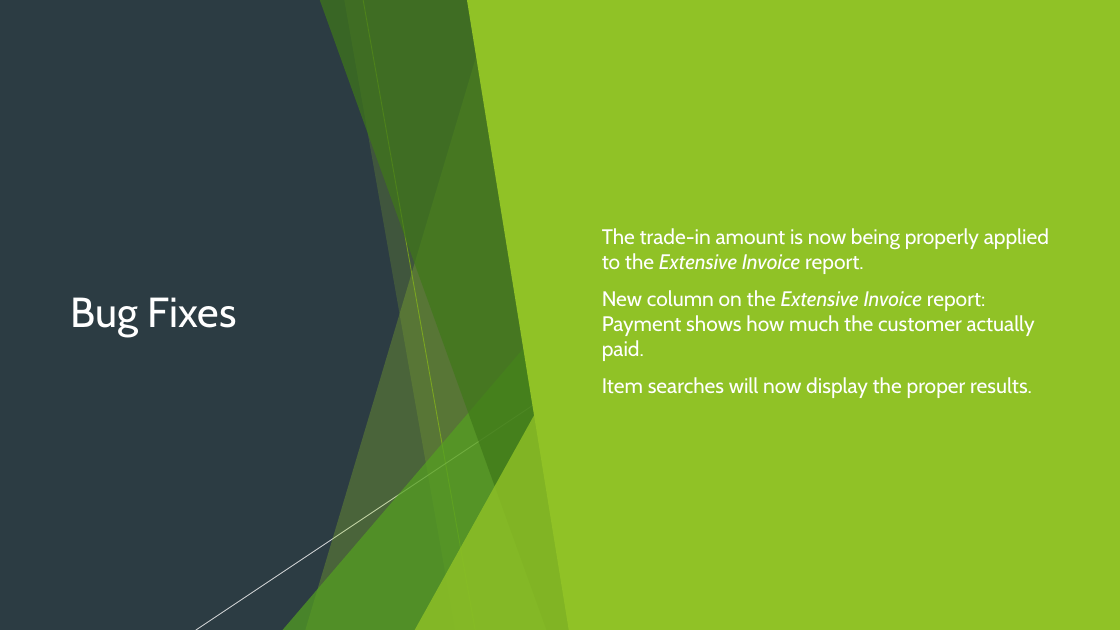
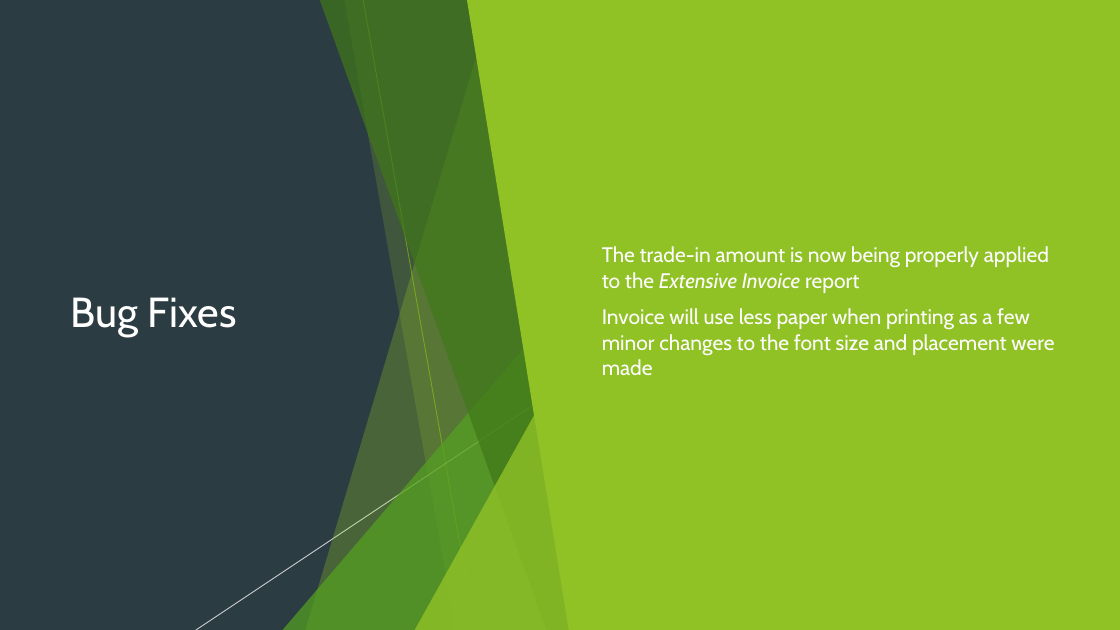
Before and after one commit to SweetSpotProShop/SweetSpot-Documentation, a slide deck: slide 12 of Release Powerpoints/V3.1.0.pptx (slide 11 before the commit). Drawn at 1120x630 pixels with LibreOffice and Linux fonts; fonts in the diff are those of the drawing. Boxes give left, top, right and bottom in pixels: in the first picture for what was removed or moved away, otherwise in the second. Text is boxed around its words. In the diff, an @@ line names an element or a change of style, - is before the commit and + after.

```diff
--- a/Release Powerpoints/V3.1.0.pptx
+++ b/Release Powerpoints/V3.1.0.pptx
@@ text at (x1=602, y1=246, x2=1054, y2=375): text changed @@
-▶ The trade-in amount is now being properly applied to the Extensive Invoice report.
-▶ New column on the Extensive Invoice report: Payment shows how much the customer actually paid.
-▶ Item searches will now display the proper results.
+▶ The trade-in amount is now being properly applied to the Extensive Invoice report
+▶ Invoice will use less paper when printing as a few minor changes to the font size and placement were made
```
Also in this commit, not shown: 6 other slides changed, 5 slides added, 4 slides removed, 9 other files.
